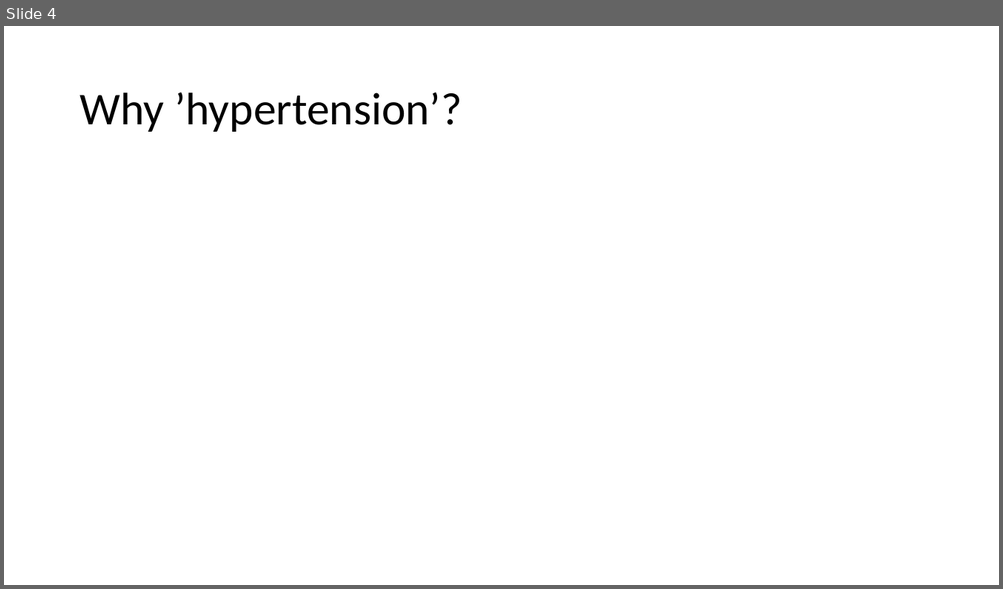
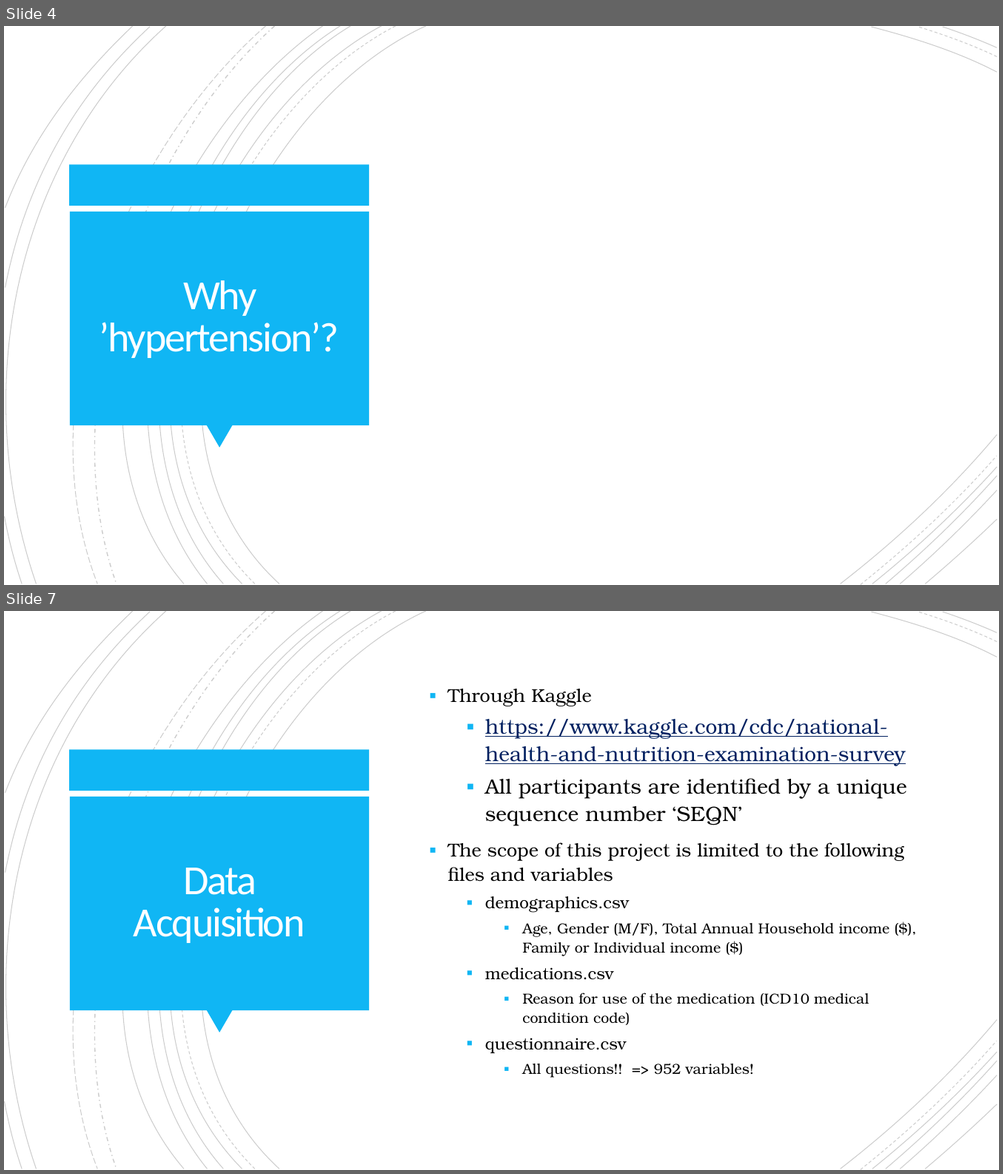
Before and after one commit to jleblond/NHANES_data_analytics, a slide deck: presentation.pptx. Shown one above the other, each under a label of ours: slide 4 before the commit, slides 4 and 7 after it; the slides between them are not shown. The pictures are 1003x589 and 1003x1174 pixels, drawn with LibreOffice and Linux fonts; fonts in the diff are those of the drawing. Boxes give left, top, right and bottom in pixels: in the first picture for what was removed or moved away, otherwise in the second. Text is boxed around its words. In the diff, an @@ line names an element or a change of style, - is before the commit and + after.

```diff
--- a/presentation.pptx
+++ b/presentation.pptx
@@ slide 7 added at bbox=[4, 611, 999, 1170], background #FFFFFF; not listed: 24 template elements that a slide beside it also shows @@
@@ text added at bbox=[448, 689, 907, 1078], 14 pt, text #000000 @@
+▪ Through Kaggle
+  ▪ https://www.kaggle.com/cdc/national-health-and-nutrition-examination-survey
+  ▪ All participants are identified by a unique sequence number ‘SEQN’
+▪ The scope of this project is limited to the following files and variables
+  ▪ demographics.csv
+    ▪ Age, Gender (M/F), Total Annual Household income ($), Family or Individual income ($)
+  ▪ medications.csv
+    ▪ Reason for use of the medication (ICD10 medical condition code)
+  ▪ questionnaire.csv
+    ▪ All questions!! => 952 variables!
@@ title added at bbox=[134, 868, 305, 943], 40 pt, text #FFFEFF @@
+Data Acquisition
@@ slide 4 changed as well @@
@@ group added at bbox=[4, 26, 997, 585]: 21 freeform shapes @@
@@ rectangle added at bbox=[70, 165, 370, 206], fill #10B6F4 @@
@@ rectangle added at bbox=[70, 212, 369, 426], fill #10B6F4 @@
@@ title "Why ’hypertension’?": place and size @@
-title "Why ’hypertension’?" at bbox=[79, 93, 462, 132]
+title "Why ’hypertension’?" at bbox=[99, 281, 339, 358]
@@ title "Why ’hypertension’?" at bbox=[99, 281, 339, 358]: size 44 to 40 pt, text colour #000000 to #FFFEFF, letter spacing 0 to -1.5 pt; alignment left to centre; line spacing 0.9 to 0.85 @@
@@ triangle added at bbox=[206, 426, 233, 449], fill #10B6F4 @@
```
Also in this commit, not shown: 3 other slides changed, 9 other slides added, 1 slide removed, 5 other files.
